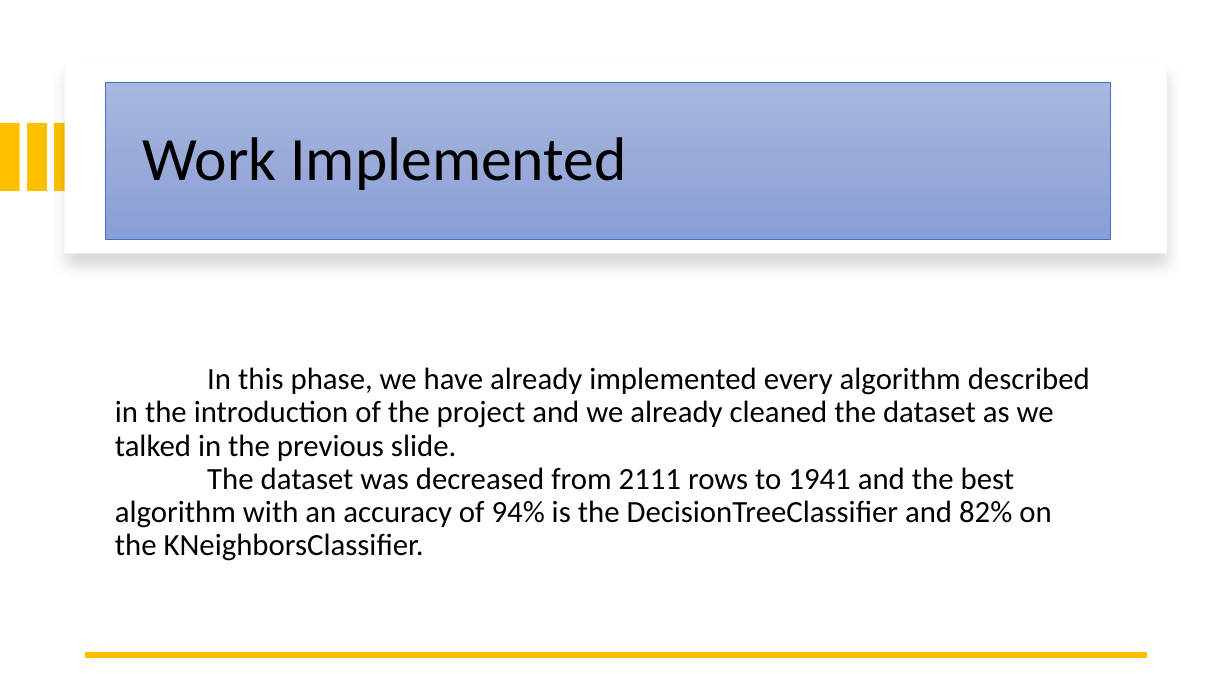
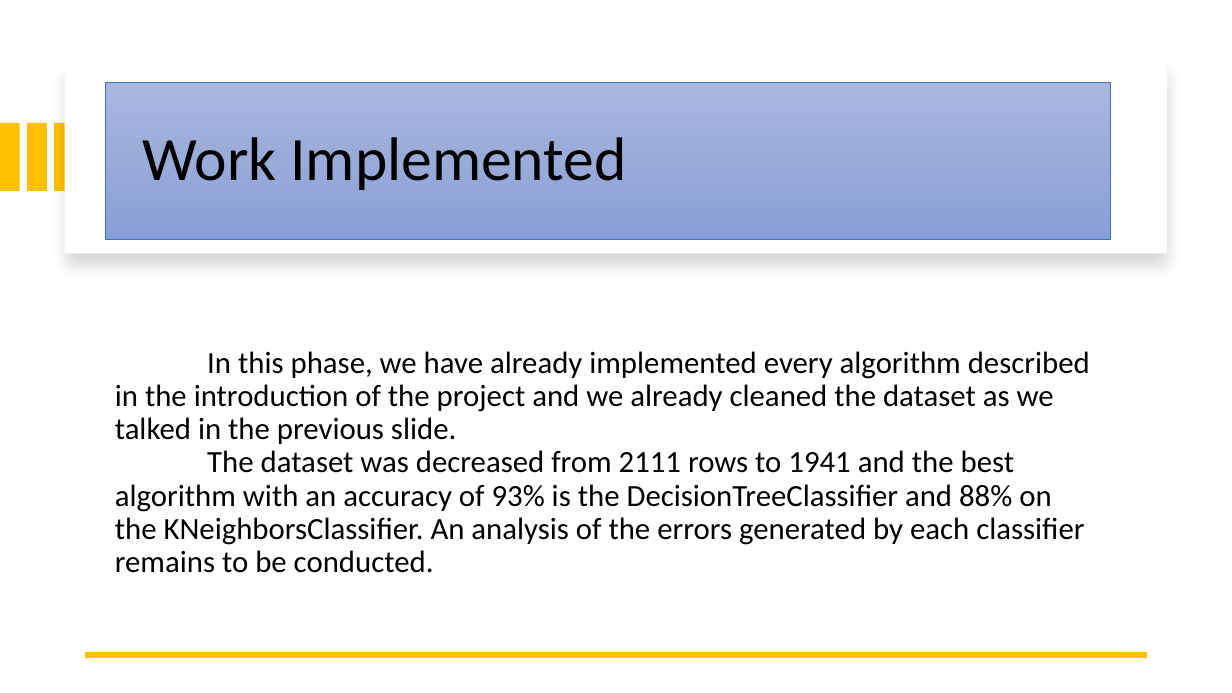
Before and after one commit to Eduardoramos123/IA_Projeto2, a slide deck: slide 5 of docs/checkpoint.pptx. Drawn at 1232x693 pixels with LibreOffice and Linux fonts; fonts in the diff are those of the drawing. Boxes give left, top, right and bottom in pixels: in the first picture for what was removed or moved away, otherwise in the second. Text is boxed around its words. In the diff, an @@ line names an element or a change of style, - is before the commit and + after.

```diff
--- a/docs/checkpoint.pptx
+++ b/docs/checkpoint.pptx
@@ text at [115, 351, 1090, 573]: text changed @@
-In this phase, we have already implemented every algorithm described in the introduction of the project and we already cleaned the dataset as we talked in the previous slide.
-The dataset was decreased from 2111 rows to 1941 and the best algorithm with an accuracy of 94% is the DecisionTreeClassifier and 82% on the KNeighborsClassifier.
+In this phase, we have already implemented every algorithm described in the introduction of the project and we already cleaned the dataset as we talked in the previous slide.
+The dataset was decreased from 2111 rows to 1941 and the best algorithm with an accuracy of 93% is the DecisionTreeClassifier and 88% on the KNeighborsClassifier. An analysis of the errors generated by each classifier remains to be conducted.
```
Also in this commit, not shown: 2 other slides changed, 1 other file.
